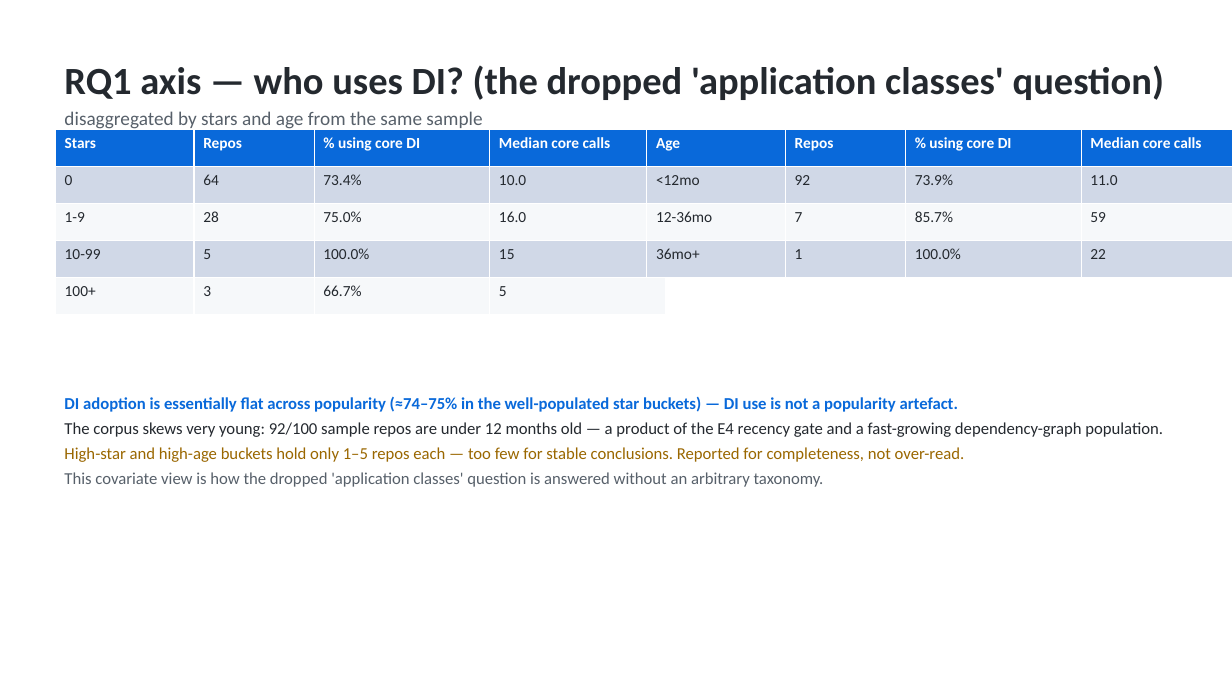
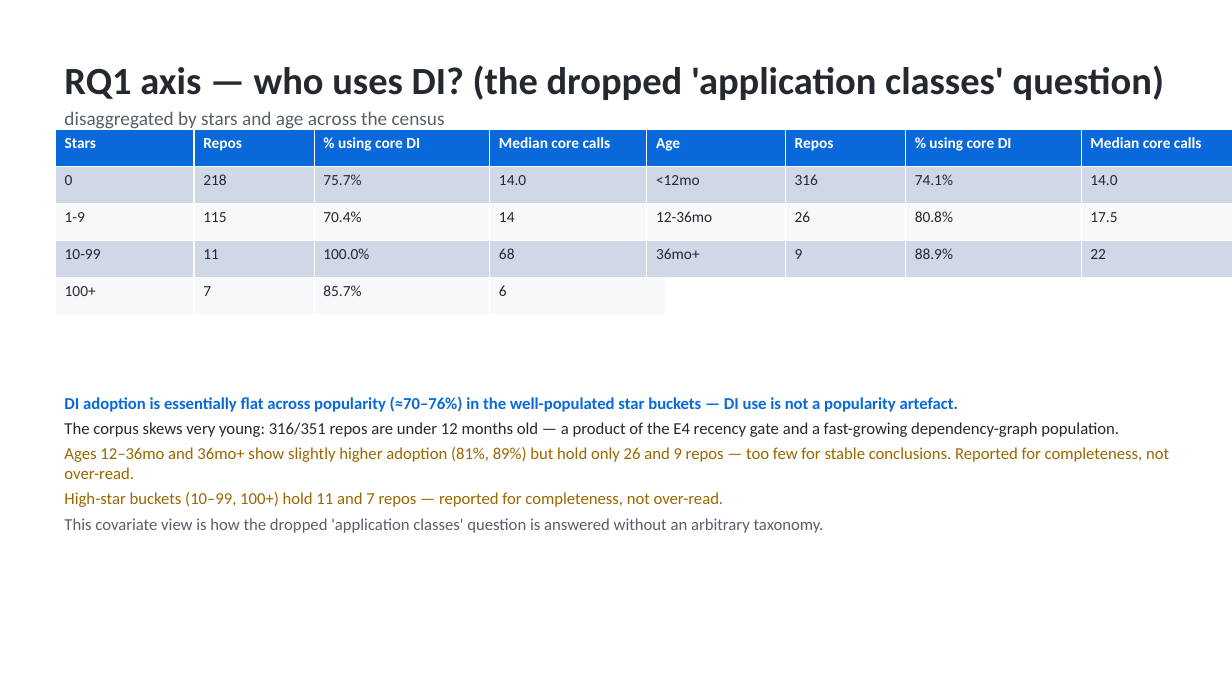
Before and after one commit to codeCrack-01/fastapi-di-empirical-study, a slide deck: slide 13 of analysis/out/fastapi_di_presentation.pptx. Drawn at 1232x693 pixels with LibreOffice and Linux fonts; fonts in the diff are those of the drawing. Boxes give left, top, right and bottom in pixels: in the first picture for what was removed or moved away, otherwise in the second. Text is boxed around its words. In the diff, an @@ line names an element or a change of style, - is before the commit and + after.

Commit message:
Expand RQ1/RQ2 from n=100 sample to full-corpus census (n=351)
aggregate.py gains --scope all and reads accepted repos from the manifest;
the deck computes multiplicity/pairings/graph/junk stats from the reports
and CSVs instead of hardcoding n=100. Regenerate analysis/out/* at the
census and update docs (result_draft, presentation_plan) to the 351-repo
figures with the seed-42 sample retained only as a documented pilot/audit.

```diff
--- a/analysis/out/fastapi_di_presentation.pptx
+++ b/analysis/out/fastapi_di_presentation.pptx
@@ text at <box>64,111,445,131</box>: text changed @@
-disaggregated by stars and age from the same sample
+disaggregated by stars and age across the census
@@ table at <box>55,129,665,314</box> @@
-row 2: 0 | 64 | 73.4% | 10.0
+row 2: 0 | 218 | 75.7% | 14.0
-row 3: 1-9 | 28 | 75.0% | 16.0
+row 3: 1-9 | 115 | 70.4% | 14
-row 4, column 2: 5
+row 4, column 2: 11
-row 4, column 4: 15
+row 4, column 4: 68
-row 5: 100+ | 3 | 66.7% | 5
+row 5: 100+ | 7 | 85.7% | 6
@@ table at <box>647,129,1232,277</box> @@
-row 2: <12mo | 92 | 73.9% | 11.0
+row 2: <12mo | 316 | 74.1% | 14.0
-row 3: 12-36mo | 7 | 85.7% | 59
+row 3: 12-36mo | 26 | 80.8% | 17.5
-row 4, column 2: 1
+row 4, column 2: 9
-row 4, column 3: 100.0%
+row 4, column 3: 88.9%
@@ text at <box>64,397,1169,507</box>: text changed; text colour #24292F to #9A6700 @@
-DI adoption is essentially flat across popularity (≈74–75% in the well-populated star buckets) — DI use is not a popularity artefact.
-The corpus skews very young: 92/100 sample repos are under 12 months old — a product of the E4 recency gate and a fast-growing dependency-graph population.
-High-star and high-age buckets hold only 1–5 repos each — too few for stable conclusions. Reported for completeness, not over-read.
+DI adoption is essentially flat across popularity (≈70–76%) in the well-populated star buckets — DI use is not a popularity artefact.
+The corpus skews very young: 316/351 repos are under 12 months old — a product of the E4 recency gate and a fast-growing dependency-graph population.
+Ages 12–36mo and 36mo+ show slightly higher adoption (81%, 89%) but hold only 26 and 9 repos — too few for stable conclusions. Reported for completeness, not over-read.
+High-star buckets (10–99, 100+) hold 11 and 7 repos — reported for completeness, not over-read.
```
Also in this commit, not shown: 8 other slides changed, 10 other files.
